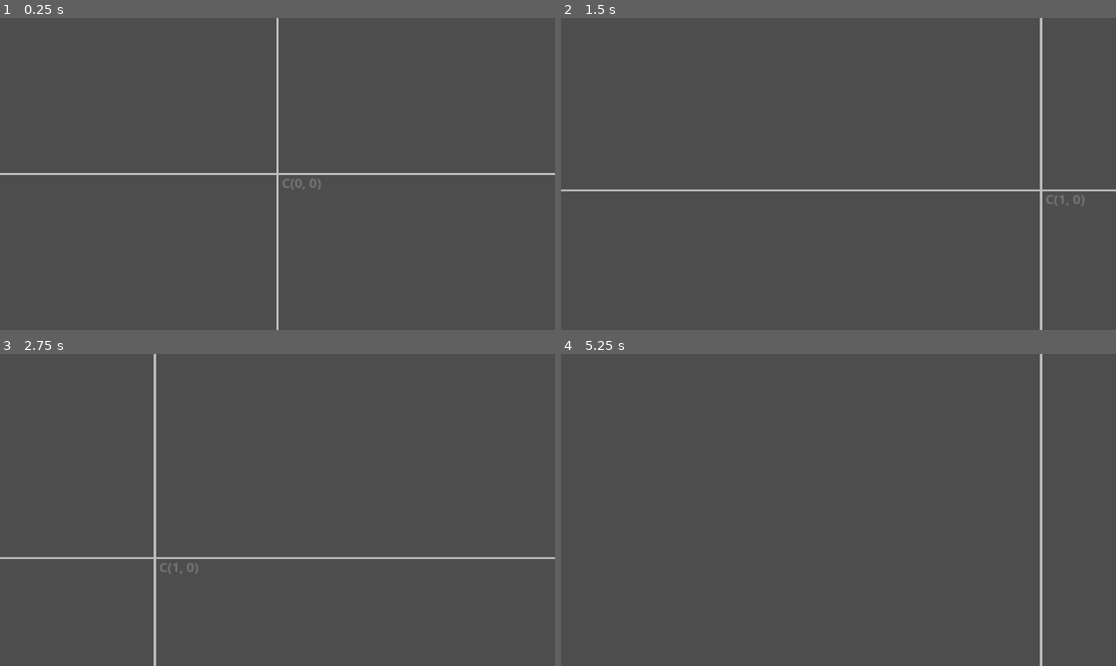
Above: before the commit, frames 1-4 (two rows, left to right).
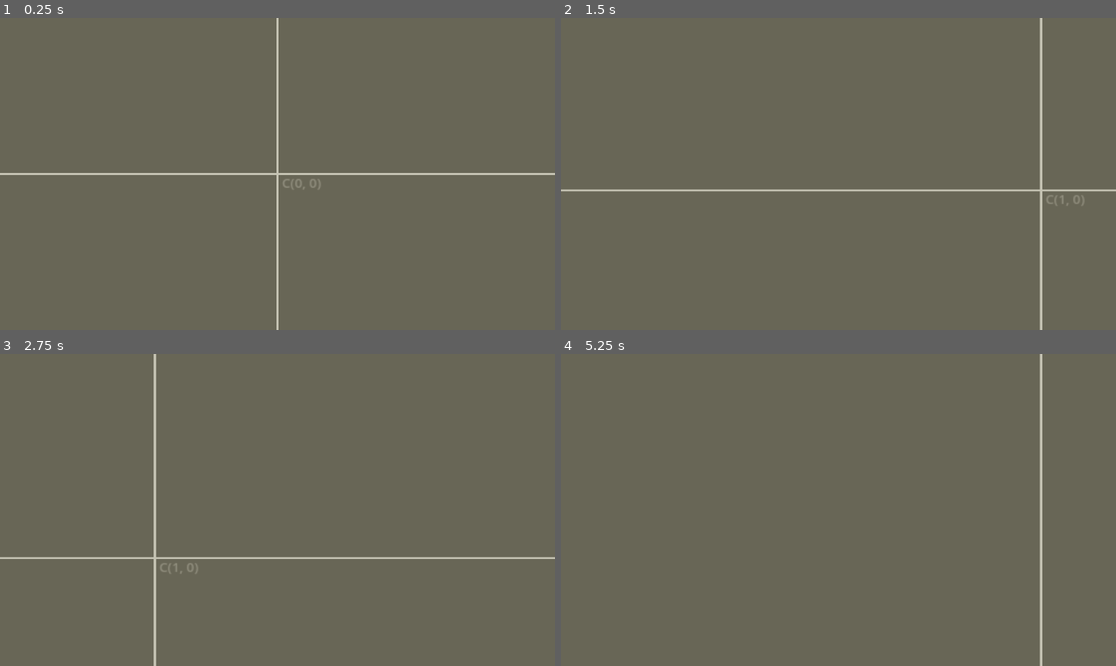
Above: after the commit, the same moments.

Repository: MadAvidCoder/Mutaterra
Game: Godot game, scene res://main.tscn
The game is run twice, just before and just after one commit, with the same random seed, the same clock (stepped at 60 frames per second) and the same inputs.
Inputs (mouse positions are in pixels of both pictures, inside the frame that each line leads up to):
- Up to frame 1 (0.25 s): no input
- Up to frame 2 (1.5 s): tap Enter at 0.5 s; move the mouse to (960, 158) at 0.52 s; hold Right (ui_right) 0.53-1.25 s; click (960, 158) at 0.67 s; drag from (727, 189) to (810, 236) at 1.27 s
- Up to frame 3 (2.75 s): tap Space at 2 s; move the mouse to (333, 441) at 2.02 s; hold Right (ui_right) from 2.03 s (still down)
- Up to frame 4 (5.25 s): release Right (ui_right) at 2.75 s; drag from (810, 572) to (672, 463) at 2.77 s; tap Enter at 3.5 s; move the mouse to (1005, 556) at 3.52 s; hold Left (ui_left) 3.53-4.25 s; drag from (672, 463) to (755, 432) at 4.27 s; tap Space at 5 s; move the mouse to (866, 510) at 5.02 s; hold Down (ui_down) from 5.03 s (still down); click (866, 510) at 5.17 s

The runs differ from the first frame. In frame 1, 99% of the frame differs, in the area x 0-100%, y 0-100%; in frame 2, 99%; in frame 3, 99%; in frame 4, 99%.

Commit message:
Add biomes
Added biome like zones which add realisticness to mutaterra

Diff:
--- a/project/main.tscn
+++ b/project/main.tscn
@@ -1,23 +1,14 @@
-[gd_scene load_steps=5 format=3 uid="uid://dvnr76njis8yh"]
+[gd_scene load_steps=6 format=3 uid="uid://dvnr76njis8yh"]
 
 [ext_resource type="Script" uid="uid://d38tmj07vb85n" path="res://main.gd" id="1_ig7tw"]
 [ext_resource type="Script" uid="uid://dmqbukp8bq4jx" path="res://http_request.gd" id="2_0xm2m"]
 [ext_resource type="PackedScene" uid="uid://cgk2t7fsff6wa" path="res://creature.tscn" id="3_1bvp3"]
 [ext_resource type="Script" uid="uid://pbt1o87sonu2" path="res://grid_overlay.gd" id="3_h2yge"]
+[ext_resource type="Script" uid="uid://e465oiro0eod" path="res://terrain_overlay.gd" id="4_lquwl"]
 
 [node name="Node2D" type="Node2D"]
 scale = Vector2(2.30865, 2.04262)
 script = ExtResource("1_ig7tw")
-
-[node name="Camera2D" type="Camera2D" parent="."]
-limit_left = -1500000000
-limit_top = -1500000000
-limit_right = 1500000000
-limit_bottom = 1500000000
-position_smoothing_speed = 100.0
-
-[node name="Network" type="Node2D" parent="."]
-script = ExtResource("2_0xm2m")
 
 [node name="CreatureContainer" type="Node2D" parent="."]
 
@@ -27,5 +18,18 @@
 [node name="GridOverlay" type="Node2D" parent="."]
 script = ExtResource("3_h2yge")
 
+[node name="TerrainOverlay" type="Node2D" parent="."]
+script = ExtResource("4_lquwl")
+
+[node name="Network" type="Node2D" parent="."]
+script = ExtResource("2_0xm2m")
+
+[node name="Camera2D" type="Camera2D" parent="."]
+limit_left = -1500000000
+limit_top = -1500000000
+limit_right = 1500000000
+limit_bottom = 1500000000
+position_smoothing_speed = 100.0
+
 [connection signal="chunk_loaded" from="Network" to="." method="_on_chunk_loaded"]
 [connection signal="chunk_updated" from="Network" to="." method="_on_chunk_updated"]
--- /dev/null
+++ b/project/terrain_overlay.gd
@@ -0,0 +1,36 @@
+extends Node2D
+
+const CHUNK_SIZE = 512
+const GRID_RANGE = 5
+
+var noise = FastNoiseLite.new()
+
+@onready var camera = $"../Camera2D"
+
+func _ready():
+	noise.seed = randi()
+	noise.noise_type = FastNoiseLite.TYPE_SIMPLEX
+	noise.frequency = 0.02
+	noise.fractal_octaves = 4
+
+func _process(_delta):
+	queue_redraw()
+
+func _draw():
+	var cam_pos = camera.position
+	var cam_chunk_x = floor(cam_pos.x / CHUNK_SIZE)
+	var cam_chunk_y = floor(cam_pos.y / CHUNK_SIZE)
+	for dx in range(-GRID_RANGE, GRID_RANGE + 1):
+		for dy in range(-GRID_RANGE, GRID_RANGE + 1):
+			var chunk_x = cam_chunk_x + dx
+			var chunk_y = cam_chunk_y + dy
+			var n = noise.get_noise_2d(chunk_x, chunk_y)
+			var color: Color
+			if n < -0.25:
+				color = Color(0.2, 0.5, 0.8, 0.18) # water
+			elif n < 0.1:
+				color = Color(0.9, 0.85, 0.5, 0.18) # sand
+			else:
+				color = Color(0.3, 0.8, 0.4, 0.18) # grass
+			var origin = Vector2(chunk_x * CHUNK_SIZE, chunk_y * CHUNK_SIZE)
+			draw_rect(Rect2(origin, Vector2(CHUNK_SIZE, CHUNK_SIZE)), color, true)
Not shown, added: project/terrain_overlay.gd.uid
